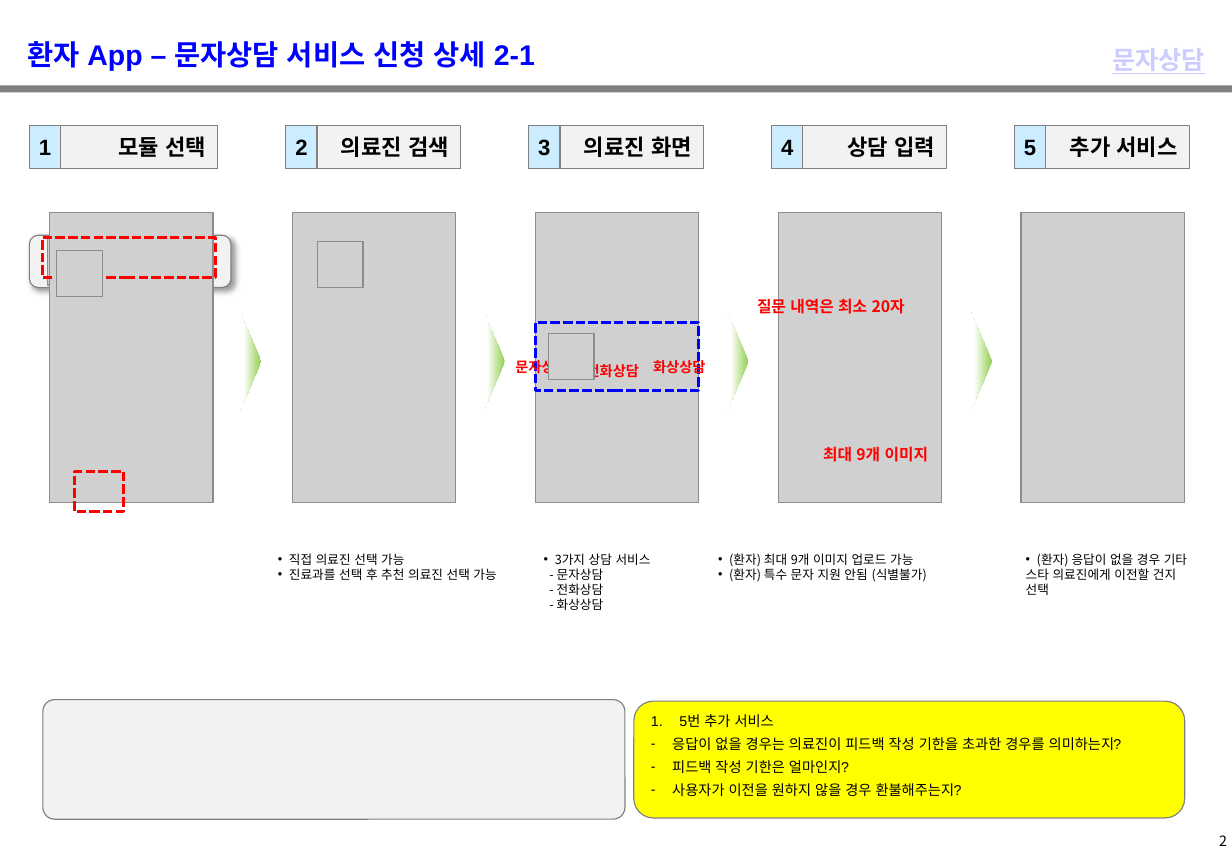
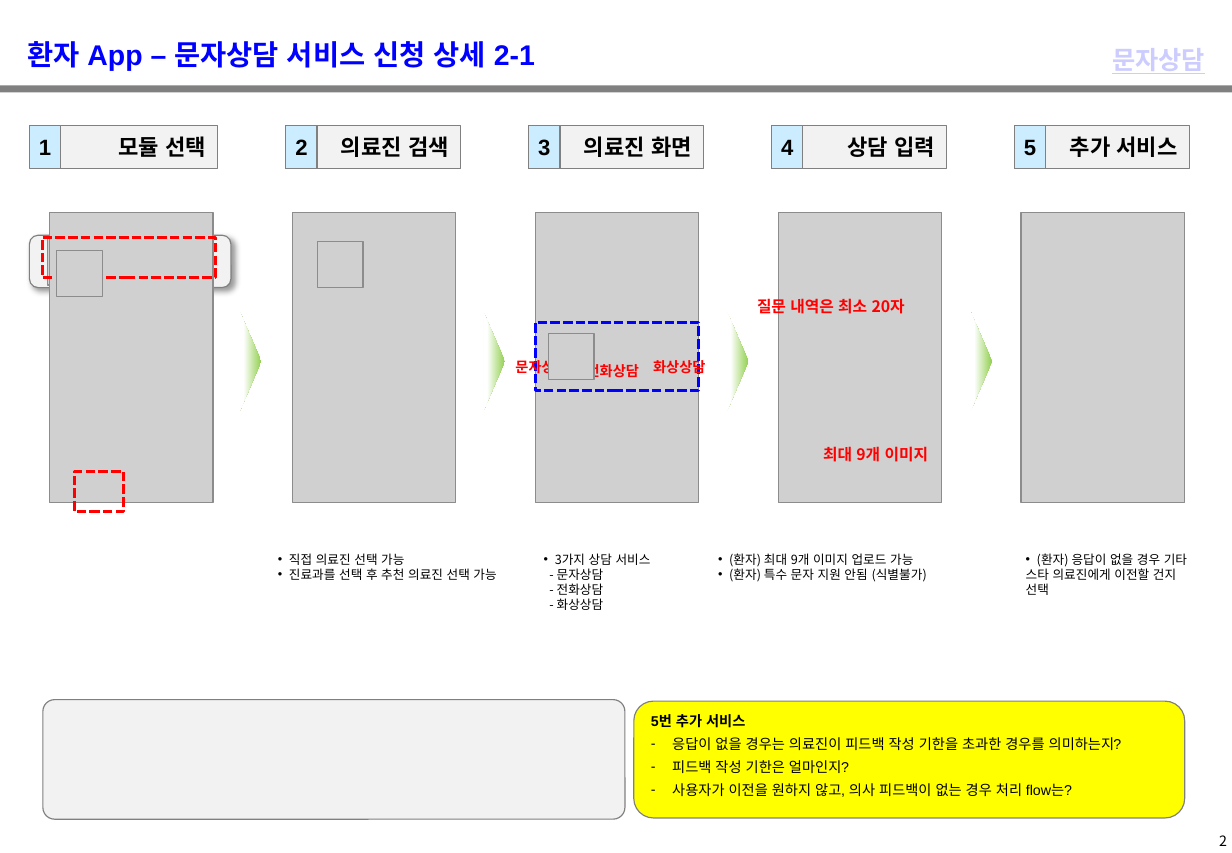
Before and after one commit to windsoccer/H160, a slide deck: slide 3 of 01 기획/03. 상담 서비스 Flow_健康160_상담 서비스 Flow_2019029.pptx. Drawn at 1232x853 pixels with LibreOffice and Linux fonts; fonts in the diff are those of the drawing; grey boxes stand for pictures; background and template pictures are left out. Boxes give left, top, right and bottom in pixels: in the first picture for what was removed or moved away, otherwise in the second. Text is boxed around its words. In the diff, an @@ line names an element or a change of style, - is before the commit and + after.

Commit message:
문의 내용 추가

```diff
--- a/01 기획/03. 상담 서비스 Flow_健康160_상담 서비스 Flow_2019029.pptx
+++ b/01 기획/03. 상담 서비스 Flow_健康160_상담 서비스 Flow_2019029.pptx
@@ text in rounded rectangle at (651,714,745,728): bold on in "5번 추가 서비스"; bullet 1. to none @@
@@ text in rounded rectangle at (672,783,1072,797): text changed @@
-– 사용자가 이전을 원하지 않을 경우 환불해주는지?
+– 사용자가 이전을 원하지 않고, 의사 피드백이 없는 경우 처리 flow는?
```
Also in this commit, not shown: 14 other slides changed, 1 slide removed.
